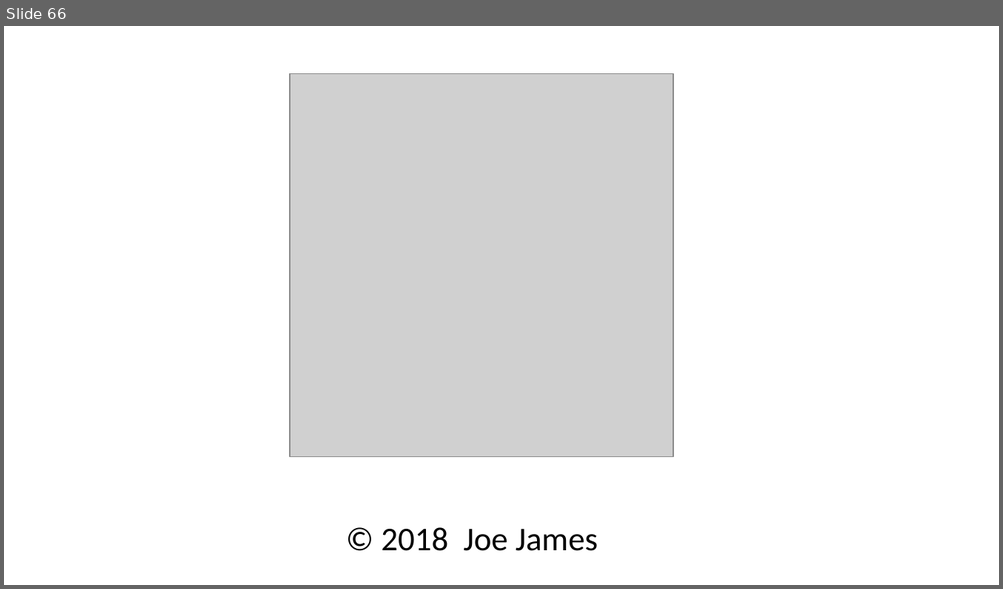
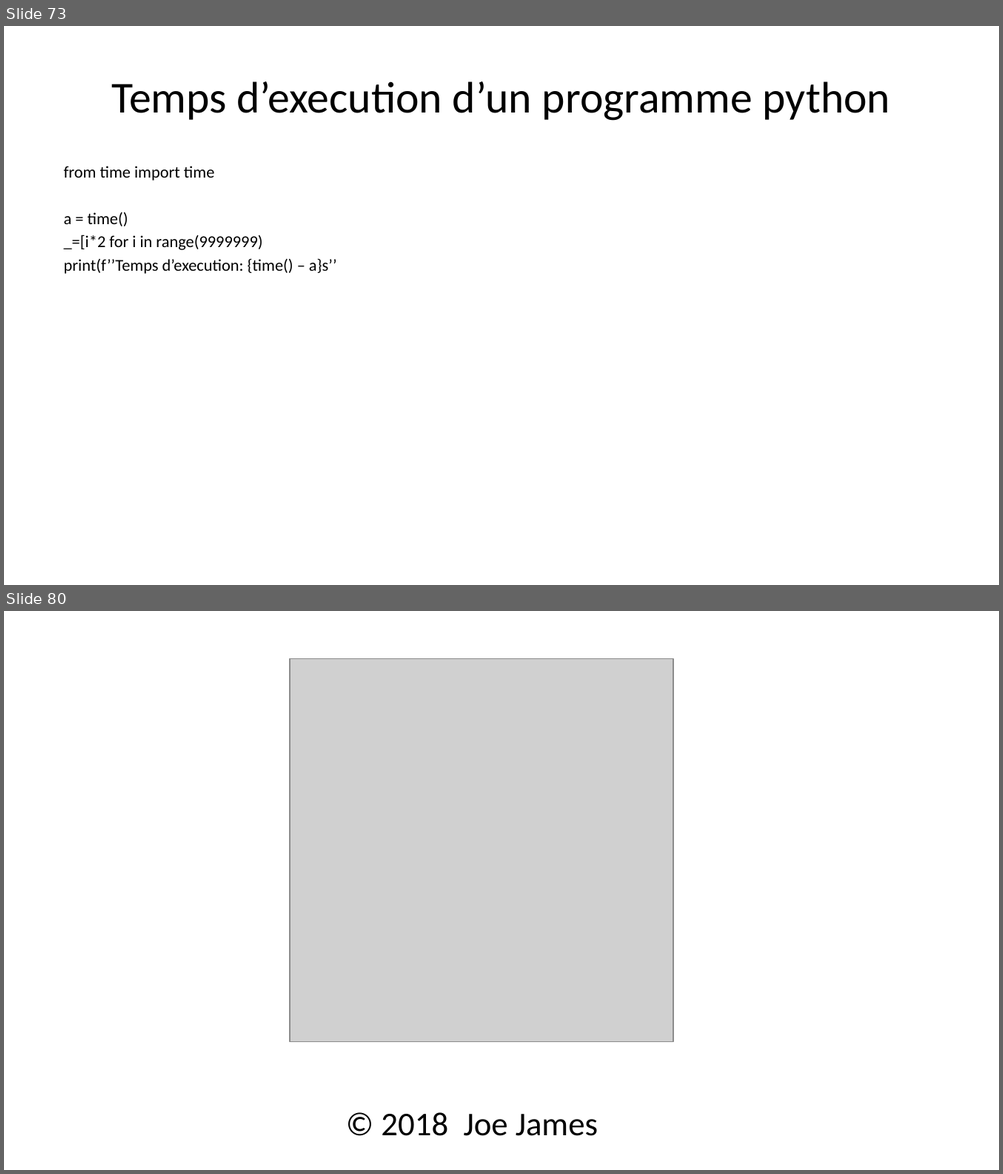
Before and after one commit to julienPalleau/Udemy, a slide deck: PythonParLaPratique 101 exercices/Python in 90 minutes [Enregistrement automatique].pptx. Shown one above the other, each under a label of ours: slide 66 before the commit, slides 73 and 80 after it; the slides between them are not shown. The pictures are 1003x589 and 1003x1174 pixels, drawn with LibreOffice and Linux fonts; fonts in the diff are those of the drawing; grey boxes stand for pictures. Boxes give left, top, right and bottom in pixels: in the first picture for what was removed or moved away, otherwise in the second. Text is boxed around its words. In the diff, an @@ line names an element or a change of style, - is before the commit and + after.

```diff
--- a/PythonParLaPratique 101 exercices/Python in 90 minutes [Enregistrement automatique].pptx
+++ b/PythonParLaPratique 101 exercices/Python in 90 minutes [Enregistrement automatique].pptx
@@ slide 73 added at box(4, 26, 999, 585), background #FFFFFF @@
@@ title added at box(111, 82, 891, 121), 32 pt, text #000000 @@
+Temps d’execution d’un programme python
@@ text added at box(64, 166, 337, 274), 12 pt, text #000000 @@
+from time import time
+a = time()
+_=[i*2 for i in range(9999999)
+print(f’’Temps d’execution: {time() – a}s’’
@@ what was slide 66 is now slide 80 @@
```
Also in this commit, not shown: 13 other slides added.
